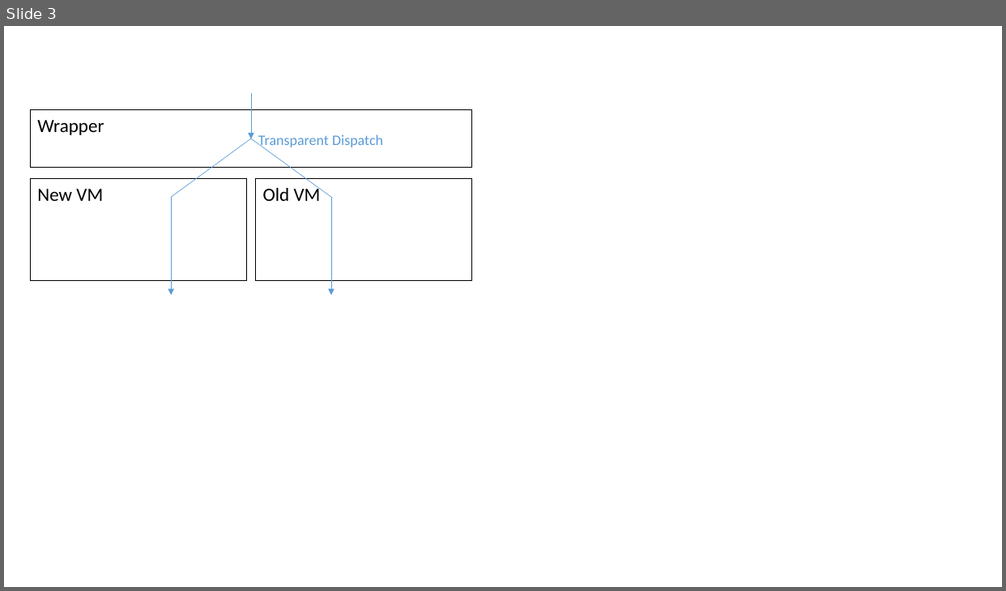
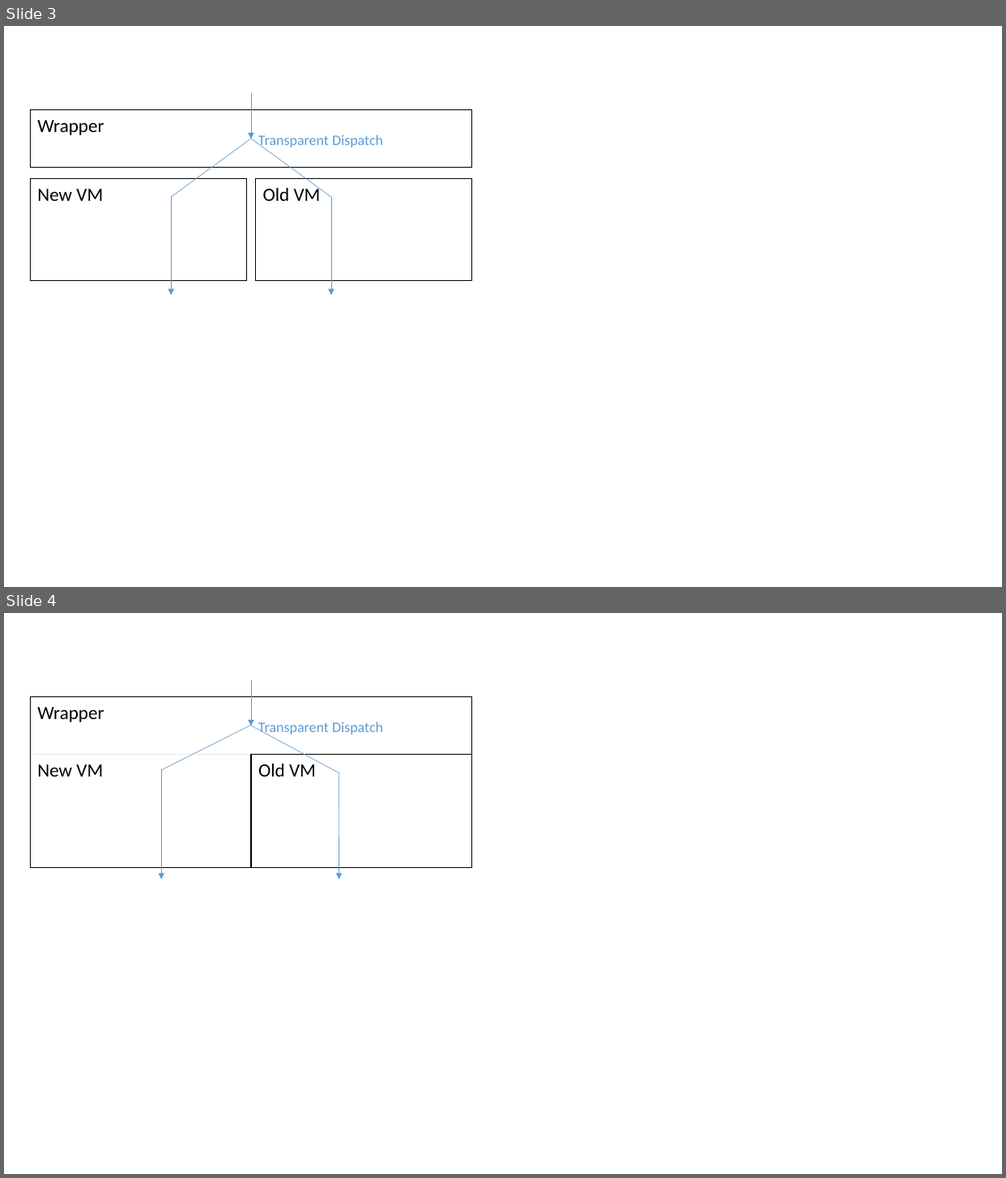
Before and after one commit to timfel/papers, a slide deck: diagram.pptx. Shown one above the other, each under a label of ours: slide 3 before the commit, slides 3 and 4 after it. The pictures are 1006x591 and 1006x1178 pixels, drawn with LibreOffice and Linux fonts; fonts in the diff are those of the drawing. Boxes give left, top, right and bottom in pixels: in the first picture for what was removed or moved away, otherwise in the second. Text is boxed around its words. In the diff, an @@ line names an element or a change of style, - is before the commit and + after.

```diff
--- a/diagram.pptx
+++ b/diagram.pptx
@@ slide 4 added at [4, 613, 1002, 1174], background #FFFFFF @@
@@ arrow added from (251, 680) to (251, 726), #5B9BD5 0.5 pt @@
@@ rectangle added at [30, 697, 472, 754], fill #FFFFFF, outline #000000 1 pt, 18 pt, text #000000 @@
+Wrapper
@@ line added from (251, 726) to (161, 770), #5B9BD5 0.5 pt @@
@@ line added from (251, 726) to (339, 773), #5B9BD5 0.5 pt @@
@@ text added at [258, 722, 383, 736], 14 pt, text #5B9BD5 @@
+Transparent Dispatch
@@ rectangle added at [30, 755, 251, 868], fill #FFFFFF, outline #000000 1 pt, 18 pt, text #000000 @@
+New VM
@@ line added from (30, 755) to (250, 755), #E7E6E6 1 pt @@
@@ rectangle added at [251, 755, 472, 868], fill #FFFFFF, outline #000000 1 pt, 18 pt, text #000000 @@
+Old VM
@@ arrow added from (161, 769) to (161, 879), #5B9BD5 0.5 pt @@
@@ arrow added from (339, 773) to (339, 879), #5B9BD5 0.5 pt @@
```
Also in this commit, not shown: 3 other files.
